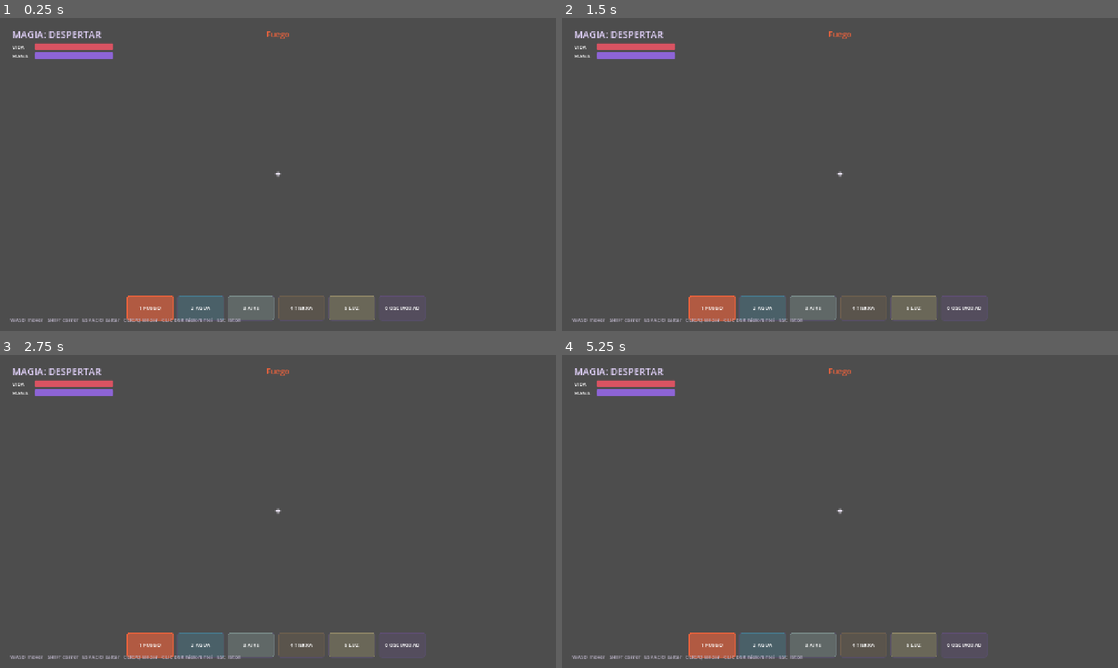
Above: before the commit, frames 1-4 (two rows, left to right).
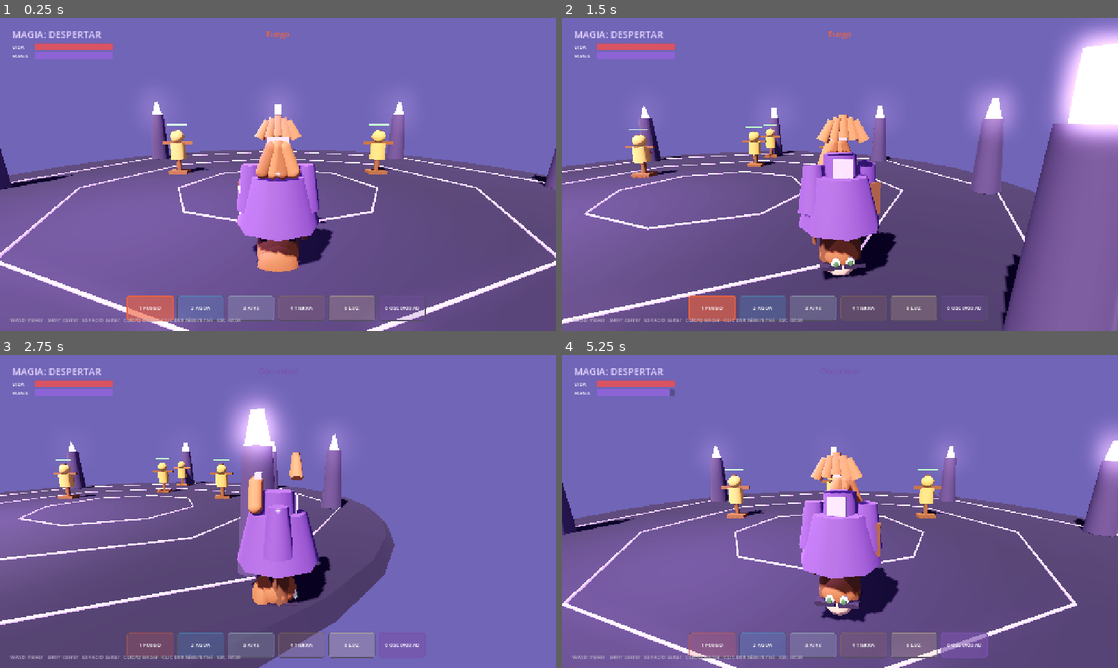
Above: after the commit, the same moments.

Repository: JuanH00/Magia-Despertar
Game: Godot game, scene res://scenes/main.tscn
The game is run twice, just before and just after one commit, with the same random seed, the same clock (stepped at 60 frames per second) and the same inputs.
Inputs (mouse positions are in pixels of both pictures, inside the frame that each line leads up to):
- Up to frame 1 (0.25 s): no input
- Up to frame 2 (1.5 s): tap Enter at 0.5 s; move the mouse to (962, 158) at 0.52 s; hold D 0.53-1.28 s; hold Shift 0.53-1.28 s; click (962, 158) at 0.67 s; tap Space at 0.77 s; move the mouse to (728, 190) at 1.27 s; hold S from 1.28 s (still down); tap 1 at 1.35 s; click (728, 190) at 1.42 s
- Up to frame 3 (2.75 s): tap Space at 1.52 s; move the mouse to (333, 442) at 2.02 s; release S at 2.03 s; hold D from 2.03 s (still down); tap 6 at 2.1 s; click (333, 442) at 2.17 s
- Up to frame 4 (5.25 s): move the mouse to (812, 574) at 2.77 s; release D at 2.78 s; hold W 2.78-3.53 s; tap Q at 2.85 s; click (812, 574) at 2.92 s; tap Space at 3.02, 3.77, 4.52 s; move the mouse to (1006, 558) at 3.52 s; hold Shift 3.53-4.28 s; hold A 3.53-5.03 s; click (1006, 558) at 3.67 s; tap Escape at 4.15 s; move the mouse to (673, 464) at 4.27 s; tap 1 at 4.35 s; click (673, 464) at 4.42 s; move the mouse to (867, 511) at 5.02 s; hold S from 5.03 s (still down); tap 6 at 5.1 s; click (867, 511) at 5.17 s

The runs differ from the first frame. In frame 1, 99% of the frame differs, in the area x 0-100%, y 0-100%; in frame 2, 98%; in frame 3, 99%; in frame 4, 99%.
Error before the commit: Parse Error: Identifier "MOUSE_MODE_CAPTURED" not declared in the current scope. (res://scripts/sam_heart.gd:97)

Commit message:
Fix remaining mouse mode constant

Diff:
--- a/scripts/sam_heart.gd
+++ b/scripts/sam_heart.gd
@@ -94,7 +94,7 @@
 	elif event is InputEventKey and event.pressed and not event.echo:
 		if event.keycode >= KEY_1 and event.keycode <= KEY_6: _select(event.keycode - KEY_1)
 		elif event.keycode == KEY_Q: _cast()
-		elif event.keycode == KEY_ESCAPE: Input.mouse_mode = Input.MOUSE_MODE_VISIBLE if Input.mouse_mode == MOUSE_MODE_CAPTURED else Input.MOUSE_MODE_CAPTURED
+		elif event.keycode == KEY_ESCAPE: Input.mouse_mode = Input.MOUSE_MODE_VISIBLE if Input.mouse_mode == Input.MOUSE_MODE_CAPTURED else Input.MOUSE_MODE_CAPTURED
 
 func _select(index: int) -> void:
 	selected_spell = clamp(index, 0, 5)
